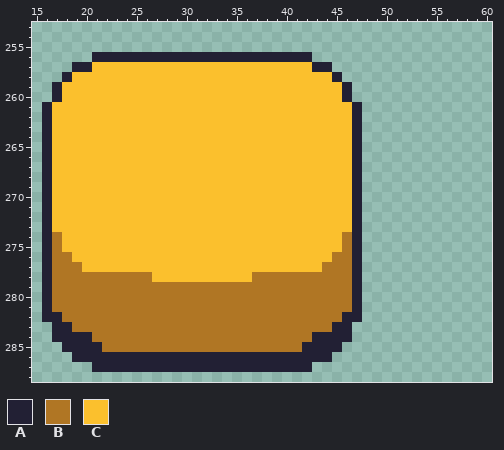
Pixel-art file: app/src/main/assets/sidebar/blueprints.aseprite. The picture above was drawn from the file before the commit.
535x416 pixels, 1 frame. Colours within 5 levels of each other are drawn and written as one. Shown: x 15..60, y 253..288. The commit also changed other parts of the picture, which this record leaves out.
Visible layers, top first: "water/water", "water/button", "fire/fire", "fire/button", "stone/stone", "stone/button", "wood/wood", "wood/button", "pickaxe/pickaxe", "pickaxe/button", "sand/button", "snow/snow", "snow/button", "gravel/button", "sidebar/sidebar".
Palette (. is transparent): A #222034  B #b07624  C #fbc02d
Pixels before, first column x 16:
256 .....AAAAAAAAAAAAAAAAAAAAAA.....
257 ...AACCCCCCCCCCCCCCCCCCCCCCAA...
258 ..ACCCCCCCCCCCCCCCCCCCCCCCCCCA..
259 .ACCCCCCCCCCCCCCCCCCCCCCCCCCCCA.
260 .ACCCCCCCCCCCCCCCCCCCCCCCCCCCCA.
261 ACCCCCCCCCCCCCCCCCCCCCCCCCCCCCCA
262 ACCCCCCCCCCCCCCCCCCCCCCCCCCCCCCA
263 ACCCCCCCCCCCCCCCCCCCCCCCCCCCCCCA
264 ACCCCCCCCCCCCCCCCCCCCCCCCCCCCCCA
265 ACCCCCCCCCCCCCCCCCCCCCCCCCCCCCCA
266 ACCCCCCCCCCCCCCCCCCCCCCCCCCCCCCA
267 ACCCCCCCCCCCCCCCCCCCCCCCCCCCCCCA
268 ACCCCCCCCCCCCCCCCCCCCCCCCCCCCCCA
269 ACCCCCCCCCCCCCCCCCCCCCCCCCCCCCCA
270 ACCCCCCCCCCCCCCCCCCCCCCCCCCCCCCA
271 ACCCCCCCCCCCCCCCCCCCCCCCCCCCCCCA
272 ACCCCCCCCCCCCCCCCCCCCCCCCCCCCCCA
273 ACCCCCCCCCCCCCCCCCCCCCCCCCCCCCCA
274 ABCCCCCCCCCCCCCCCCCCCCCCCCCCCCBA
275 ABCCCCCCCCCCCCCCCCCCCCCCCCCCCCBA
276 ABBCCCCCCCCCCCCCCCCCCCCCCCCCCBBA
277 ABBBCCCCCCCCCCCCCCCCCCCCCCCCBBBA
278 ABBBBBBBBBBCCCCCCCCCCBBBBBBBBBBA
279 ABBBBBBBBBBBBBBBBBBBBBBBBBBBBBBA
280 ABBBBBBBBBBBBBBBBBBBBBBBBBBBBBBA
281 ABBBBBBBBBBBBBBBBBBBBBBBBBBBBBBA
282 AABBBBBBBBBBBBBBBBBBBBBBBBBBBBAA
283 .AABBBBBBBBBBBBBBBBBBBBBBBBBBAA.
284 .AAAABBBBBBBBBBBBBBBBBBBBBBAAAA.
285 ..AAAABBBBBBBBBBBBBBBBBBBBAAAA..
286 ...AAAAAAAAAAAAAAAAAAAAAAAAAA...
287 .....AAAAAAAAAAAAAAAAAAAAAA.....
The same view after the edit:
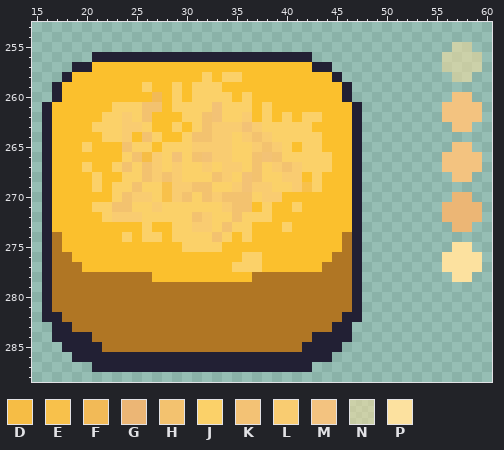
Colours new in this view: D #f6bd45  E #f8c14b  F #f2ba57  G #ecb675  H #f3c26f  J #fbd169  K #f3c275  L #f9cc71  M #f3c380  N #fce19f87  P #fce19f
Edits made:
Changed rows in their new state; - is an unchanged pixel.
Layer "sand/sand":
first column x 20:
255 -------------------------------------NN-
256 ------------------------------------NNNN
257 ------------------------------------NNNN
258 ------------J-JJ---------------------NN-
259 ------J--J-JJJ--------------------------
260 -------F-J-JJJJ-J--------------------MM-
261 ---JJJHH-JJJJKJJJ-J-----------------MMMM
262 --JJLJH---JJHKJJL-J-J-JJ------------MMMM
263 -JJJLLJ--J-JHLLLKLJJJJJ--------------MM-
264 --JJL-HJ--JHHLLJLHLJJJJJ----------------
265 J---HJJ-JJJLLLLJJLHLJ-JJ-------------MM-
266 ----JHDLJKJHKLLJJHKHJJJJJ-----------MMMM
267 J--JHJHLJLJJLJLLJHJLHLJJJ-----------MMMM
268 -J--JJHLHLJJJHLJKHJJLL-J-------------MM-
269 -J-JJHJJELLHHJJLKLLJJLEJ----------------
270 ---JHLLJELHJHLHHHJLL-----------------GG-
271 -JJHHJJLJJJJJJLHH-J--J--------------GGGG
272 --JLLLJJJJJHLJJHJJJ-----------------GGGG
273 ------J--JJLLJHJJ---J----------------GG-
274 ----J-JJ-JJJJHJ-J-----------------------
275 ----------JJJJ-----------------------PP-
276 ----------------JJ------------------PPPP
277 ---------------JJJ------------------PPPP
278 -------------------------------------PP-
Pixel boxes of the changes (left, top, right, bottom) in both pictures:
added: (442, 42, 482, 282)
changed: (82, 72, 332, 272)
